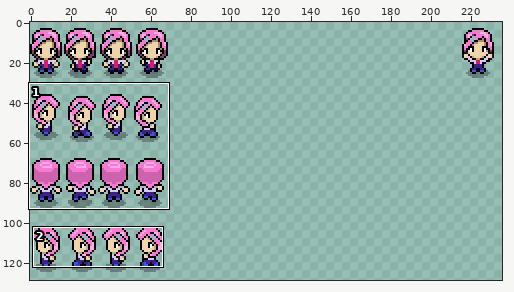
Sprite sheet: Assets/Art/Sprites/Player.png. Above: a wide view before the commit, with the close-up outlined.
Close-up. Before the edit:
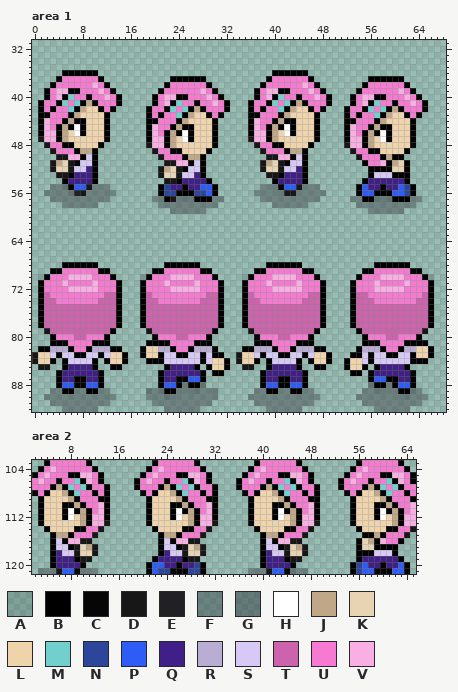
The file is 272x256 pixels. Pixels under 10% opacity are left out. Colours within 5 levels of each other are drawn and written as one. Shown: area 1: x 0..68, y 31..92; area 2: x 2..65, y 103..121. The wide view leaves out empty margins. The commit also changed other parts of the picture, which this record leaves out.
Palette (. is transparent): A #00000027  B #000000  C #070606  D #171717  E #202025  F #2a2b3566  G #2a2b3575  H #ffffff  J #bfa787  K #e8d4b2  L #efd3ab  M #71d0ce  N #2c469b  P #2d5cf7  Q #411f89  R #b9add4  S #d7c9f6  T #cd62ad  U #f77ad2  V #f9afe3
After the commit:
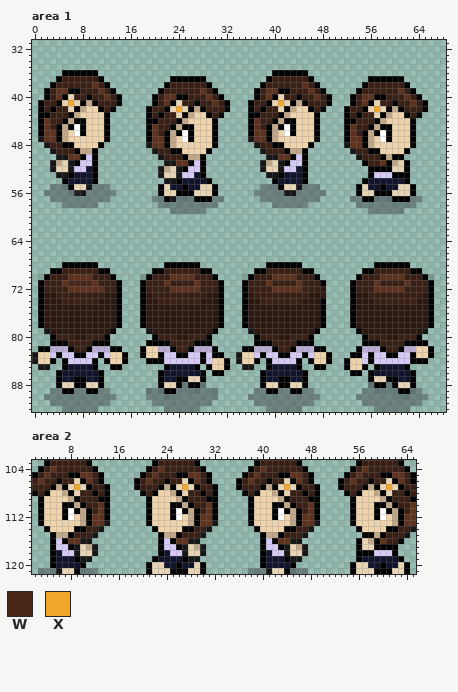
Colours new in this view: W #49281a  X #f0a72a
Change:
@@ palette @@
-Q #411f89
+Q #11142c
-T #cd62ad
+T #2c180f
-U #f77ad2
+U #3a2014
-V #f9afe3
+V #5f321e
--- area 1
@@ x 0..68 @@
 39 ..BUVVBBUUUVUB.......BUUUUUUVUB......BUVVBBUUUVUB.....BUUUUUUVUB.....
-40 ..BUVBMUUCUUVUB.....BUVVBBUUUVUB.....BUVBMUUCUUVUB...BUVVBBUUUVUB....
-41 .BUUBMUMBJCUUUC.....BUVBMUUCUUVUB...BUUBMUMBJCUUUC...BUVBMUUCUUVUB...
-42 .BUBUUMBJLLBUC.....BUUBMUMBJCUUUC...BUBUUMBJLLBUC...BUUBMUMBJCUUUC...
-43 .BBUUUBJLLLLB......BUBUUMBJLLBUC....BBUUUBJLLLLB....BUBUUMBJLLBUC....
+40 ..BUVBKUUCUUVUB.....BUVVBBUUUVUB.....BUVBKUUCUUVUB...BUVVBBUUUVUB....
+41 .BUUBKXKBJCUUUC.....BUVBKUUCUUVUB...BUUBKXKBJCUUUC...BUVBKUUCUUVUB...
+42 .BUBUUKBJLLBUC.....BUUBKXKBJCUUUC...BUBUUKBJLLBUC...BUUBKXKBJCUUUC...
+43 .BBUUUBJLLLLB......BUBUUKBJLLBUC....BBUUUBJLLLLB....BUBUUKBJLLBUC....
 44 .BVUUBJBBLLLB......BBUUUBJLLLLB.....BVUUBJBBLLLB....BBUUUBJLLLLB.....
@@ x 0..68 @@
 54 .....BQQQQB...........DDBQQQQB..........BQQQQB.........BQQQQQQB......
-55 ...FFGBPPDFFF........BNQQBQQPPB.......FFGBPPDFFF......BPQQBQQPNB.....
-56 ..FFFFGEDFFFFF.......BNNBBBNNPB......FFFFGDDFFFFF.....BPPBBBPPNB.....
+55 ...FFGBKKDFFF........BKQQBQQKKB.......FFGBKKDFFF......BKQQBQQKKB.....
+56 ..FFFFGEDFFFFF.......BKKBBBKKKB......FFFFGDDFFFFF.....BKKBBBKKKB.....
 57 ...FFFFFFFFFF.......FFBDGGGBBBFF......FFFFFFFFFF.....FFBBGGGBBBFF....
@@ x 0..68 @@
 70 .ABUUUVVVVUUUB....ABUUUVVVVUUUB....ABUUUVVVVUUUB......BUUUVVVVUUUBA..
-71 .BUUUVUUUUVUUUB...BUUUVUUUUVUUUB...BUUUVUUUUVUUUB....BUUUVUUUUVUUUB..
-72 .BUUUUVVVVVUUUB...BUUUUVVVVVUUUB...BUUUUVVVVVUUUB....BUUUVVVVVUUUUB..
-73 .BTUUUUUUUUUTTB...BTUUUUUUUUUTTB...BTUUUUUUUUUTTB....BTTUUUUUUUUUTB..
-74 .BTTUUUUUUUTTTB...BTTUUUUUUUTTTB...BTTUUUUUUUTTTB....BTTTUUUUUUUTTB..
+71 .BUUUVWWWWVUUUB...BUUUVUUUUVUUUB...BUUUVUUUUVUUUB....BUUUVUUUUVUUUB..
+72 .BUUUUVVVVVVUUB...BUUUUVVVVVUUUB...BUUUUVVVVVUUUT....BUUUVVVVVUUUUB..
+73 .BTTUUUUUUUUTTB...BTUUUUUUUUUTTB...BTUUUUUUUUUTTT....BTTUUUUUUUUUTB..
+74 .BTTTUUUUUUTTTB...BTTUUUUUUUTTTB...BTTUUUUUUUTTTB....BTTTUUUUUUUTTB..
 75 .BTTTTTTTTTTTTB...BTTTTTTTTTTTTB...BTTTTTTTTTTTTB....BTTTTTTTTTTTTB..
@@ x 0..68 @@
 86 ....BQQQQQQB.........BQQQQQQB.BB......BQQQQQQB.......BB.BQQQQQQB.....
-87 ....BQQBBQQB.........BQQBBPPB.........BQQBBQQB..........BPPBBQQB.....
-88 ....BPPBBPPB.........BPPBGBBG.........BPPBBPPB..........GBBGBPPB.....
+87 ....BQQBBQQB.........BQQBBKKB.........BQQBBQQB..........BKKBBQQB.....
+88 ....BKKBBKKB.........BKKBGBBG.........BKKBBKKB..........GBBGBKKB.....
 89 ...FFBBFFBBFF......GFGBBGFGGFFG......FFBBFFBBFF........FFGGFGBBGF....
--- area 2
@@ x 2..65 @@
 105 BUVUUUBBVVUB......BUVUUUBBVVUB.....BUVUUUBBVVUB.....BUVUUUBBVVUB
-106 UVUUCUUMBVUB.....BUVUUCUUMBVUB....BUVUUCUUMBVUB....BUVUUCUUMBVUB
-107 UUUCJBMUMBUUB....CUUUCJBMUMBUUB...CUUUCJBMUMBUUB...CUUUCJBMUMBUU
-108 CUBLLJBMUUBUB.....CUBLLJBMUUBUB....CUBLLJBMUUBUB....CUBLLJBMUUBU
+106 UVUUCUUKBVUB.....BUVUUCUUKBVUB....BUVUUCUUKBVUB....BUVUUCUUKBVUB
+107 UUUCJBKXKBUUB....CUUUCJBKXKBUUB...CUUUCJBKXKBUUB...CUUUCJBKXKBUU
+108 CUBLLJBKUUBUB.....CUBLLJBKUUBUB....CUBLLJBKUUBUB....CUBLLJBKUUBU
 109 .BLLLLJBUUUBB......BLLLLJBUUUBB.....BLLLLJBUUUBB.....BLLLLJBUUUB
@@ x 2..65 @@
 119 ...BQQQBDD..........BQQQQBDD..........BQQQBDD.........BQQQQQQB..
-120 ...BQQQQB..........BPPQQBQQNB.........BQQQQB.........BNPQQBQQPB.
-121 .FFFDPPBGFF........BPNNBBBNNB.......FFFDPPBGFF.......BNPPBBBPPB.
+120 ...BQQQQB..........BKKQQBQQKB.........BQQQQB.........BKKQQBQQKB.
+121 .FFFDKKBGFF........BKKKBBBKKB.......FFFDKKBGFF.......BKKKBBBKKB.
